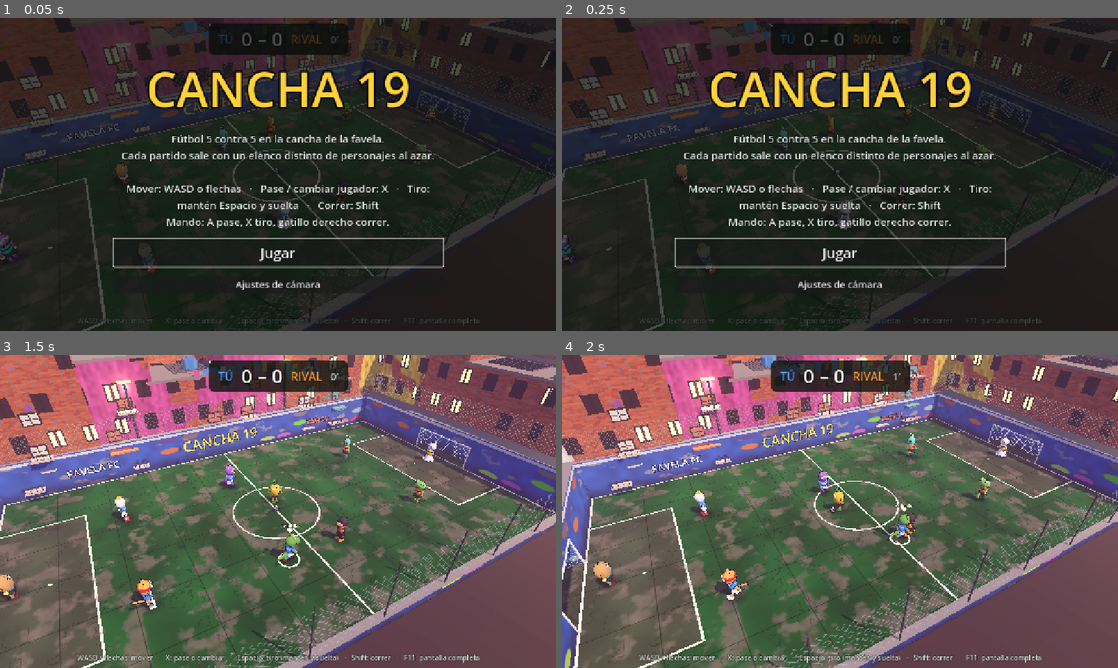
Above: before the commit, frames 1-4 (two rows, left to right).
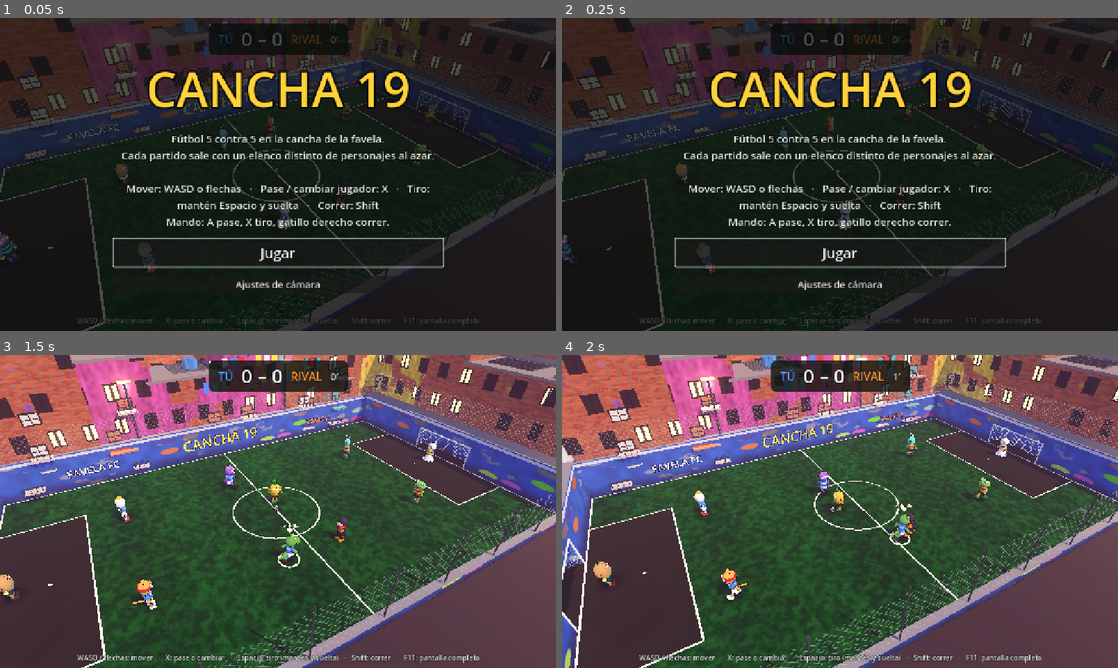
Above: after the commit, the same moments.

Repository: WesleyRivera/cancha19.exe
Game: Godot game, scene res://main.tscn
Two runs of this game, one before a commit and one after it. Both use one fixed random seed, a clock stepped at 60 frames per second and the inputs below.
Inputs:
- Up to frame 1 (0.05 s): no input
- Up to frame 2 (0.25 s): no input
- Up to frame 3 (1.5 s): click "Jugar" at 0.5 s; tap Enter at 1.25 s; hold D (right) from 1.28 s (still down); tap X (pass) at 1.35 s
- Up to frame 4 (2 s): keep holding D (right)

The runs differ from the first frame. In frame 1, 0.7% of the frame differs, in the area x 0-100%, y 0-100%; in frame 2, 0.6%; in frame 3, 35%; in frame 4, 35%.

Commit message:
Upgrade turf shader, dusk lighting and distant mountain silhouette

Diff:
--- a/scripts/stage.gd
+++ b/scripts/stage.gd
@@ -33,39 +33,34 @@
 //COMMON
 void fragment(){
 	vec2 p = wp.xz;
-	vec3 green = vec3(0.075, 0.27, 0.13);
-	vec3 grey = vec3(0.30, 0.32, 0.29);
-	float in_area = step(14.0, abs(p.x)) * step(abs(p.y), 7.0);
-	vec3 base = mix(green, vec3(0.22, 0.24, 0.21), in_area * 0.72);
-	float mowing = 0.94 + 0.06 * sin(p.x * 1.35);
-	base *= mowing;
-	float n1 = fbm(p * 0.35);
-	float n2 = fbm(p * 1.7 + 7.0);
-	base *= 0.8 + 0.5 * n1;
-	float wear = smoothstep(0.55, 0.72, fbm(p * 0.9 + 11.0) + 0.15 * n2);
-	base = mix(base, grey * (0.8 + 0.4 * n2), wear * 0.85);
-	vec2 sj = abs(fract(p / 4.0 + 0.5) - 0.5) * 4.0;
-	float joint = 1.0 - smoothstep(0.0, 0.05, min(sj.x, sj.y));
-	base *= 1.0 - joint * 0.45;
-	float cr = abs(fbm(p * 0.6 + 31.0) - 0.5);
-	base *= 1.0 - 0.28 * (1.0 - smoothstep(0.0, 0.01, cr));
-	base *= 1.0 - 0.25 * smoothstep(0.6, 0.9, fbm(p * 0.5 + 50.0));
-	float w = 0.075;
+	float n = fbm(p * 2.8);
+	float fine = vn(p * 38.0);
+	float fibers = 0.94 + 0.06 * sin(p.x * 115.0 + fine * 8.0);
+	float stripe = 0.94 + 0.06 * sin(p.x * 0.72);
+	vec3 turf_a = vec3(0.035, 0.19, 0.075);
+	vec3 turf_b = vec3(0.075, 0.31, 0.12);
+	vec3 base = mix(turf_a, turf_b, smoothstep(0.2, 0.8, n));
+	base *= stripe * fibers;
+	float worn = smoothstep(0.68, 0.86, fbm(p * 1.3 + 17.0));
+	base = mix(base, vec3(0.16, 0.18, 0.12), worn * 0.35);
+	float outside = step(14.0, abs(p.x)) * step(abs(p.y), 7.0);
+	base = mix(base, vec3(0.12, 0.13, 0.12), outside);
+	float line = 0.0;
+	float w = 0.065;
 	float ax = abs(p.x); float az = abs(p.y);
-	float l = 0.0;
-	l = max(l, step(abs(ax - 19.925), w) * step(az, 12.0));
-	l = max(l, step(abs(az - 11.925), w) * step(ax, 20.0));
-	l = max(l, step(ax, w) * step(az, 12.0));
-	l = max(l, step(abs(length(p) - 3.6), w));
-	l = max(l, step(abs(ax - 14.0), w) * step(az, 7.0));
-	l = max(l, step(abs(az - 7.0), w) * step(14.0, ax) * step(ax, 20.0));
-	l = max(l, step(length(vec2(ax - 16.5, p.y)), 0.13));
-	l = max(l, step(length(p), 0.13));
-	float paint = l * (1.0 - wear * 0.55 * smoothstep(0.4, 0.7, fbm(p * 3.0)));
-	vec3 col = mix(base, vec3(0.93, 0.93, 0.9), paint * 0.95);
-	ALBEDO = col;
-	ROUGHNESS = 0.88;
-	SPECULAR = 0.2;
+	line = max(line, step(abs(ax - 19.925), w) * step(az, 12.0));
+	line = max(line, step(abs(az - 11.925), w) * step(ax, 20.0));
+	line = max(line, step(ax, w) * step(az, 12.0));
+	line = max(line, step(abs(length(p) - 3.6), w));
+	line = max(line, step(abs(ax - 14.0), w) * step(az, 7.0));
+	line = max(line, step(abs(az - 7.0), w) * step(14.0, ax) * step(ax, 20.0));
+	line = max(line, step(length(vec2(ax - 16.5, p.y)), 0.12));
+	line = max(line, step(length(p), 0.12));
+	float penalty_spot = step(length(vec2(ax - 16.5, p.y)), 0.13);
+	line = max(line, penalty_spot);
+	ALBEDO = mix(base, vec3(0.88, 0.9, 0.82), line);
+	ROUGHNESS = 0.94;
+	SPECULAR = 0.12;
 }
 """
 
@@ -266,24 +261,24 @@
 	env.sky = sky
 	env.ambient_light_source = Environment.AMBIENT_SOURCE_COLOR
 	env.ambient_light_color = Color(0.55, 0.58, 0.78)
-	env.ambient_light_energy = 0.5
+	env.ambient_light_energy = 0.72
 	env.tonemap_mode = Environment.TONE_MAPPER_FILMIC
 	env.tonemap_exposure = 1.05
 	env.glow_enabled = true
-	env.glow_intensity = 0.7
+	env.glow_intensity = 0.85
 	env.glow_bloom = 0.1
 	env.fog_enabled = true
 	env.fog_light_color = Color("#7a5a78")
-	env.fog_density = 0.0045
+	env.fog_density = 0.0032
 	var we := WorldEnvironment.new()
 	we.environment = env
 	add_child(we)
 	var sun := DirectionalLight3D.new()
 	sun.rotation_degrees = Vector3(-52, 28, 0)
 	sun.light_color = Color(1.0, 0.8, 0.62)
-	sun.light_energy = 0.5
+	sun.light_energy = 0.38
 	sun.shadow_enabled = true
-	sun.directional_shadow_max_distance = 55.0
+	sun.directional_shadow_max_distance = 95.0
 	add_child(sun)
 
 
@@ -512,8 +507,21 @@
 	var inst := MultiMeshInstance3D.new()
 	inst.multimesh = mm
 	add_child(inst)
-	# cerro oscuro detrás de todo
-	_box(Vector3(0, 30, -72), Vector3(240, 90, 14), _std(Color("#141822"), 1.0))
+	# Silueta irregular de las montañas: evita que el horizonte parezca una pared plana.
+	var hill_mat := _std(Color("#202633"), 1.0)
+	for hill: int in 9:
+		var mound := MeshInstance3D.new()
+		var sphere := SphereMesh.new()
+		sphere.radius = 1.0
+		sphere.height = 2.0
+		mound.mesh = sphere
+		mound.material_override = hill_mat
+		var hx := -105.0 + hill * 26.0
+		mound.position = Vector3(hx, 12.0 + rng.randf_range(-2.0, 5.0), -78.0 - rng.randf_range(0.0, 12.0))
+		mound.scale = Vector3(rng.randf_range(16.0, 25.0), rng.randf_range(17.0, 27.0), 8.0)
+		add_child(mound)
+	# Fondo oscuro que oculta el corte de las montañas y conserva profundidad.
+	_box(Vector3(0, 25, -94), Vector3(260, 70, 8), _std(Color("#171d29"), 1.0))
 
 
 # ---------- postes de luz ----------
